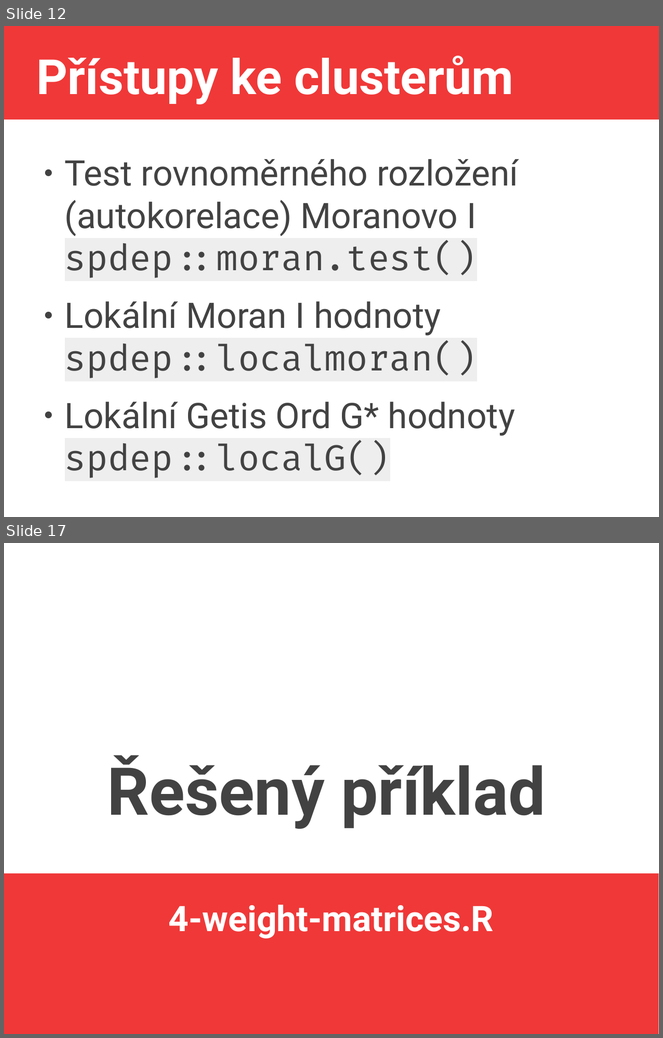
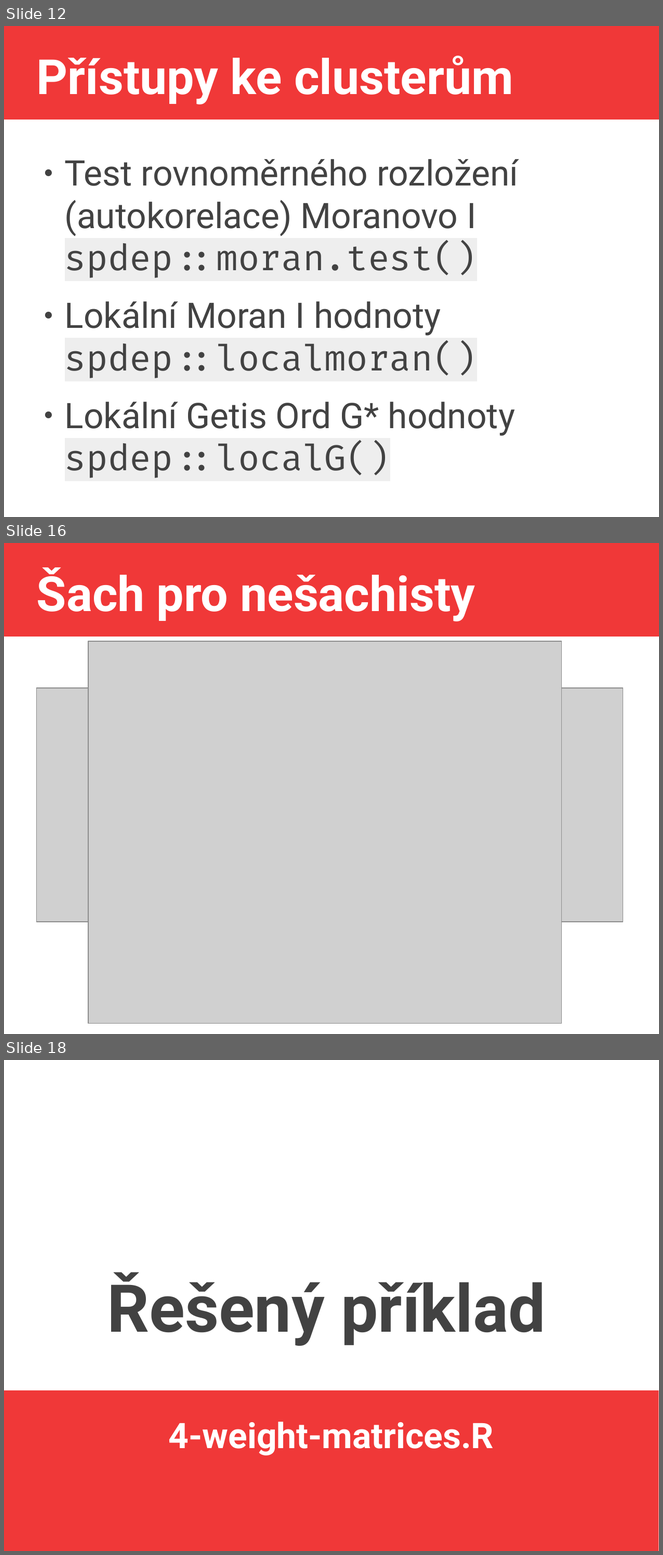
Before and after one commit to jlacko/4EK418, a slide deck: prez/4 - advanced calculations.odp. Shown one above the other, each under a label of ours: slides 12 and 17 before the commit, slides 12, 16 and 18 after it; the slides between them are not shown. The pictures are 663x1038 and 663x1555 pixels, drawn with LibreOffice and Linux fonts; fonts in the diff are those of the drawing; grey boxes stand for pictures. Boxes give left, top, right and bottom in pixels: in the first picture for what was removed or moved away, otherwise in the second. Text is boxed around its words. In the diff, an @@ line names an element or a change of style, - is before the commit and + after.

```diff
--- a/prez/4 - advanced calculations.odp
+++ b/prez/4 - advanced calculations.odp
@@ slide 16 added at (4,543,659,1034), background #FFFFFF; not listed: 1 template element that a slide beside it also shows @@
@@ title added at (37,567,476,622), 58.7 pt, text #FFFFFF, bold @@
+Šach pro nešachisty
@@ picture added at (88,641,562,1024) @@
@@ picture added at (37,688,323,922) @@
@@ picture added at (337,688,623,922) @@
@@ what was slide 17 is now slide 18 @@
```
Also in this commit, not shown: 8 slides changed, 4 other files.
